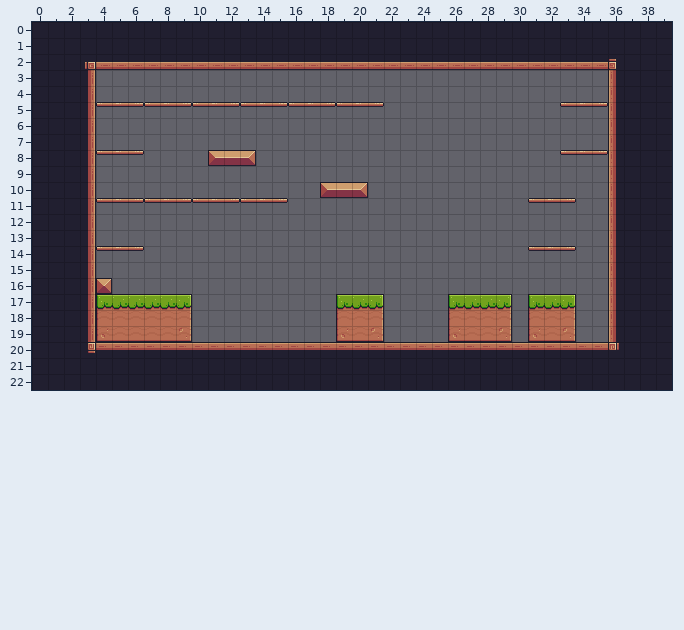
An edit to a level. Tiled map, assets/tiles/Level-01.tmx. Above, as it was before the edit.
Cells are 16x16 px. Shown: x 0..39, y 0..22.
The result:
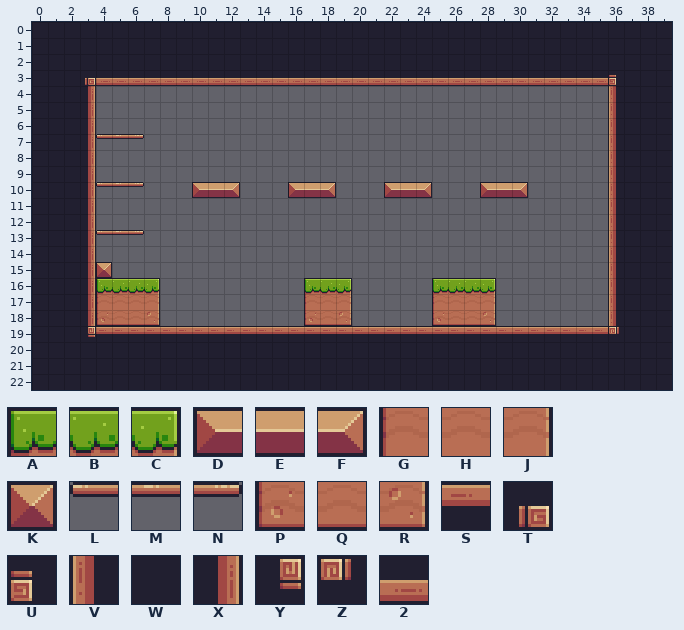
Key: from "Pixel Adventure": A 6, B 7, C 8, D 12, E 13, F 14, G 28, H 29, J 30, K 34, L 39, M 40, N 41, P 50, Q 51, R 52, S 89, T 91, U 92, V 110, W 111, X 112, Y 113, Z 114, 2 133.
_ is an empty cell.
What changed:
Layer "Background":
There is now tile 2 in row 3 at x 4 to 35.
The edit turns tile K into tile A in row 16 at x 4.
There is now tile A in row 16 at x 17 and 25.
There is now tile B in row 16 at x 5 to 6, 18 and 26 to 27.
There is now tile C in row 16 at x 7, 19 and 28.
There is now tile D in row 10 at x 10, 16, 22 and 28.
There is now tile E in row 10 at x 11, 17, 23 and 29.
The edit turns tile D into tile F in row 10 at x 18.
There is now tile F in row 10 at x 12, 24 and 30.
The edit turns tile A into tile G in row 17 at x 4.
There is now tile G in row 17 at x 17 and 25.
The edit turns tile A into tile H in row 17 at x 26.
The edit turns tile B into tile H in row 17 at x 5 to 6 and 27.
There is now tile H in row 17 at x 18.
The edit turns tile A into tile J in row 17 at x 19.
The edit turns tile B into tile J in row 17 at x 7 and 28.
There is now tile K in row 15 at x 4.
There is now tile L in row 7 at x 4; in row 10 at x 4; in row 13 at x 4.
There is now tile M in row 7 at x 5; in row 10 at x 5; in row 13 at x 5.
There is now tile N in row 7 at x 6; in row 10 at x 6; in row 13 at x 6.
The edit turns tile G into tile P in row 18 at x 4.
There is now tile P in row 18 at x 17 and 25.
The edit turns tile G into tile Q in row 18 at x 26.
The edit turns tile H into tile Q in row 18 at x 5 to 6 and 27.
There is now tile Q in row 18 at x 18.
The edit turns tile G into tile R in row 18 at x 19.
The edit turns tile H into tile R in row 18 at x 7 and 28.
The edit turns tile P into tile S in row 19 at x 4, 19, 26 and 31.
The edit turns tile Q into tile S in row 19 at x 5 to 8, 20, 27 to 28 and 32.
The edit turns tile R into tile S in row 19 at x 9, 21, 29 and 33.
There is now tile S in row 19 at x 10 to 18, 22 to 25, 30 and 34 to 35.
The edit turns tile X into tile T in row 3 at x 3.
The edit turns tile V into tile U in row 3 at x 36.
The edit turns tile 2 into tile W in row 2 at x 4 to 35.
The edit turns tile S into tile W in row 20 at x 4 to 35.
The edit turns tile T into tile W in row 2 at x 3.
The edit turns tile U into tile W in row 2 at x 36.
The edit turns tile Y into tile W in row 20 at x 3.
The edit turns tile Z into tile W in row 20 at x 36.
The edit turns tile X into tile Y in row 19 at x 3.
The edit turns tile V into tile Z in row 19 at x 36.
The author cleared tile A in row 17 at x 31.
The author cleared tile B in row 17 at x 8, 20 and 32.
The author cleared tile C in row 17 at x 9, 21, 29 and 33.
The author cleared tile D in row 8 at x 11.
The author cleared tile E in row 8 at x 12; in row 10 at x 19.
The author cleared tile F in row 8 at x 13; in row 10 at x 20.
The author cleared tile G in row 18 at x 31.
The author cleared tile H in row 18 at x 8, 20 and 32.
The author cleared tile J in row 18 at x 9, 21, 29 and 33.
The author cleared tile L in row 5 at x 4, 7, 10, 13, 16, 19 and 33; in row 8 at x 4 and 33; in row 11 at x 4, 7, 10, 13 and 31; in row 14 at x 4 and 31.
The author cleared tile M in row 5 at x 5, 8, 11, 14, 17, 20 and 34; in row 8 at x 5 and 34; in row 11 at x 5, 8, 11, 14 and 32; in row 14 at x 5 and 32.
The author cleared tile N in row 5 at x 6, 9, 12, 15, 18, 21 and 35; in row 8 at x 6 and 35; in row 11 at x 6, 9, 12, 15 and 33; in row 14 at x 6 and 33.
